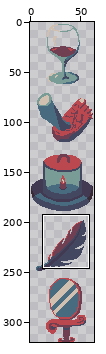
One commit to this pixel-art file: src/assets/art/package_details.aseprite. The first picture is a wide view before the edit; the outline marks the close-up.
Close-up. Earlier state:
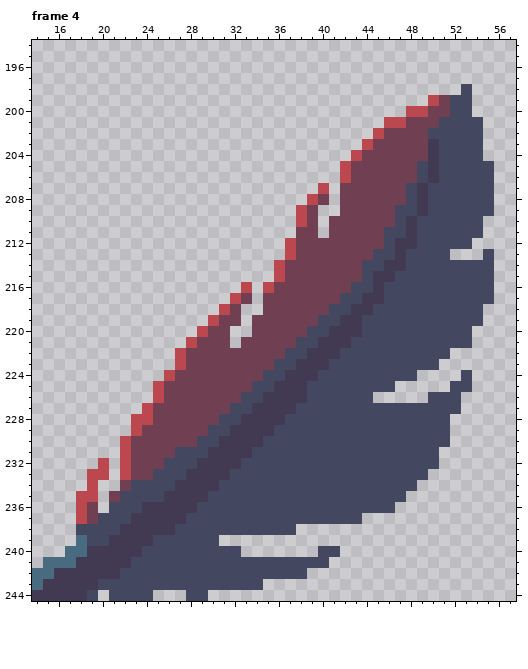
64x320 pixels, 4 frames. Shown: frame 4: x 14..57, y 194..244.
After the commit:
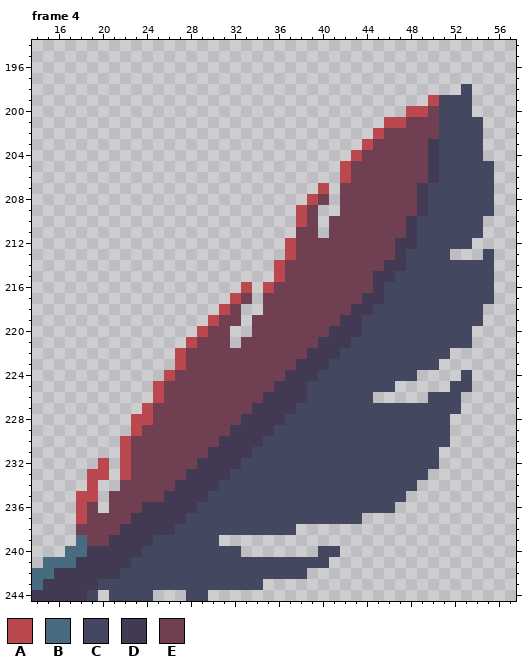
Palette (. is transparent): A #bb474f  B #486b7f  C #444760  D #423952  E #713f52
Edits made:
--- frame 4
@@ x 14..57 @@
 198 .......................................C....
-199 ....................................AECC....
-200 ..................................AAEECC....
+199 ....................................ACCC....
+200 ..................................AAECCC....
 201 ................................AAEEECCCC...
-202 ...............................AEEEECCCCC...
+202 ...............................AEEEEECCCC...
 203 ..............................AEEEEEDCCCC...
 204 .............................AEEEEEEDCCCC...
-205 ............................AEEEEEECDCCCCC..
-206 ............................AEEEEEECDCCCCC..
-207 ..........................A.EEEEEECDCCCCCC..
-208 .........................AE.EEEEEECDCCCCCC..
-209 ........................AE..EEEEECCDCCCCCC..
-210 ........................AE.EEEEEECDCCCCCC...
-211 ........................EE.EEEEECCDCCCCCC...
-212 .......................AEEEEEEEECDDCCCCC....
-213 .......................AEEEEEEECCDCCCC...C..
-214 ......................AEEEEEEECCDDCCCCCCCC..
-215 ......................AEEEEEEECDDCCCCCCCCC..
-216 ...................A.AEEEEEEECCDCCCCCCCCCC..
-217 ..................AE.EEEEEEECCDDCCCCCCCCCC..
-218 .................AE..EEEEEECCDDCCCCCCCCCC...
-219 ................AEE.EEEEEECCDDCCCCCCCCCCC...
-220 ...............AEE..EEEEECCDDDCCCCCCCCCC....
-221 ..............AEEE.EEEEECCDDDCCCCCCCCCCC....
-222 .............AEEEEEEEEECCDDDCCCCCCCCCC......
-223 .............AEEEEEEEECCDDDCCCCCCCCCC.......
-224 ............AEEEEEEEECCDDDCCCCCCCCC....C....
-225 ...........AEEEEEEEECCDDDCCCCCCCC.....CC....
-226 ...........AEEEEEEECCDDDDCCCCCC.....CCC.....
-227 ..........AEEEEEEECCDDDDCCCCCCCCCCCCCCC.....
-228 .........AAEEEEEECCDDDDCCCCCCCCCCCCCCC......
-229 .........AEEEEEECCDDDDCCCCCCCCCCCCCCCC......
-230 ........AEEEEEECCDDDDCCCCCCCCCCCCCCCCC......
-231 ........AEEEECCCDDDDCCCCCCCCCCCCCCCCC.......
-232 ......A.AEEECCCDDDDCCCCCCCCCCCCCCCCCC.......
-233 .....AA.AEECCCDDDDCCCCCCCCCCCCCCCCCC........
-234 .....A..ECCCCDDDDCCCCCCCCCCCCCCCCCC.........
-235 ....AA.ECCCCDDDDCCCCCCCCCCCCCCCCCC..........
-236 ....AE.CCCDDDDDCCCCCCCCCCCCCCCCCC...........
-237 ....AECCCDDDDDCCCCCCCCCCCCCCCC..............
-238 ....CCCCDDDDDCCCCCCCCCCC....................
-239 ....BCCDDDDCCCCCC...........................
+205 ............................AEEEEEEEDCCCCC..
+206 ............................AEEEEEEEDCCCCC..
+207 ..........................A.EEEEEEEDCCCCCC..
+208 .........................AE.EEEEEEEDCCCCCC..
+209 ........................AE..EEEEEEEDCCCCCC..
+210 ........................AE.EEEEEEEDCCCCCC...
+211 ........................EE.EEEEEEEDCCCCCC...
+212 .......................AEEEEEEEEEDDCCCCC....
+213 .......................AEEEEEEEEEDCCCC...C..
+214 ......................AEEEEEEEEEDDCCCCCCCC..
+215 ......................AEEEEEEEEDDCCCCCCCCC..
+216 ...................A.AEEEEEEEEEDCCCCCCCCCC..
+217 ..................AE.EEEEEEEEEDDCCCCCCCCCC..
+218 .................AE..EEEEEEEEDDCCCCCCCCCC...
+219 ................AEE.EEEEEEEEDDCCCCCCCCCCC...
+220 ...............AEE..EEEEEEEDDDCCCCCCCCCC....
+221 ..............AEEE.EEEEEEEDDDCCCCCCCCCCC....
+222 .............AEEEEEEEEEEEDDDCCCCCCCCCC......
+223 .............AEEEEEEEEEEDDDCCCCCCCCCC.......
+224 ............AEEEEEEEEEEDDDCCCCCCCCC....C....
+225 ...........AEEEEEEEEEEDDDCCCCCCCC.....CC....
+226 ...........AEEEEEEEEEDDDDCCCCCC.....CCC.....
+227 ..........AEEEEEEEEEDDDDCCCCCCCCCCCCCCC.....
+228 .........AAEEEEEEEEDDDDCCCCCCCCCCCCCCC......
+229 .........AEEEEEEEEDDDDCCCCCCCCCCCCCCCC......
+230 ........AEEEEEEEEDDDDCCCCCCCCCCCCCCCCC......
+231 ........AEEEEEEEDDDDCCCCCCCCCCCCCCCCC.......
+232 ......A.AEEEEEEDDDDCCCCCCCCCCCCCCCCCC.......
+233 .....AA.AEEEEEDDDDCCCCCCCCCCCCCCCCCC........
+234 .....A..EEEEEDDDDCCCCCCCCCCCCCCCCCC.........
+235 ....AA.EEEEEDDDDCCCCCCCCCCCCCCCCCC..........
+236 ....AE.EEEDDDDDCCCCCCCCCCCCCCCCCC...........
+237 ....AEEEEDDDDDCCCCCCCCCCCCCCCC..............
+238 ....EEEEDDDDDCCCCCCCCCCC....................
+239 ....BEEDDDDCCCCCC...........................
 240 ...BBDDDDDCCCCCCCCC.......CC................
